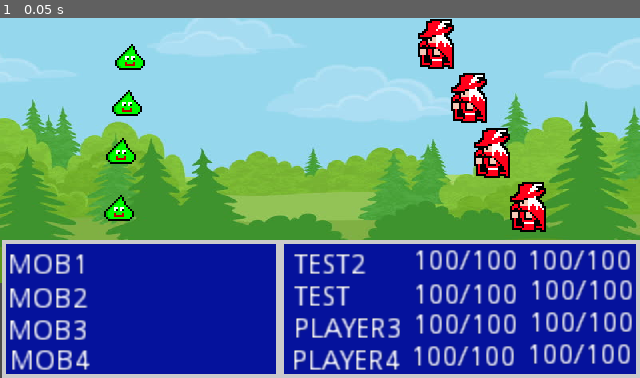
Above: before the commit, frame 1.
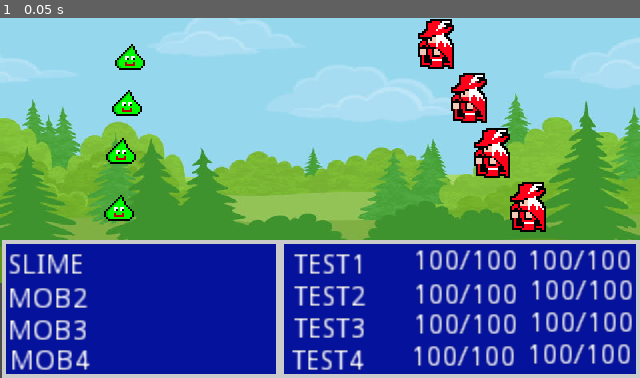
Above: after the commit, the same moment.

Repository: codingcurtis42/Godot_testing
Game: Godot game, scene res://Battle.tscn
Same seed, same stepped clock (60 frames per second), same inputs: the game is played once before the commit and once after it. This scene is started directly instead of the project's main scene.
Inputs:
- Up to frame 1 (0.05 s): no input

The runs differ from the first frame. In frame 1, 1.8% of the frame differs, in the area x 1-63%, y 65-98%.

Commit message:
add enemy database, import, and load.

Diff:
--- a/Battle.gd
+++ b/Battle.gd
@@ -2,11 +2,35 @@
 
 var p1namelabel
 var p2namelabel
+var p3namelabel
+var p4namelabel
+
+var Monster1
+var monstername = 'Slime'
+
+var monsterlabel1
+var monsterlabel2
+var monsterlabel3
+var monsterlabel4
 
 func _ready():
-	p2namelabel = get_node("Panel/Label2")
-	p2namelabel.text = String('test')
-	p1namelabel = get_node("Panel/Label")
+	var Player_vars = get_node("/root/GlobalVaribles")
 
-	var Player_vars = get_node("/root/GlobalVaribles")
+	p1namelabel = get_node("PlayerPanel/p1name")
 	p1namelabel.text = String(Player_vars.p1name)
+
+	p2namelabel = get_node("PlayerPanel/p2name")
+	p2namelabel.text = String(Player_vars.p2name)
+
+	p3namelabel = get_node("PlayerPanel/p3name")
+	p3namelabel.text = String(Player_vars.p3name)
+
+	p4namelabel = get_node("PlayerPanel/p4name")
+	p4namelabel.text = String(Player_vars.p4name)
+
+	Monster1 = DataImport.enemy_data["Slime"]
+
+	print(Monster1.Name)
+
+	monsterlabel1 = get_node("EnemyPanel/Monster1")
+	monsterlabel1.text = String(Monster1.Name)
--- a/Battle.tscn
+++ b/Battle.tscn
@@ -27,7 +27,7 @@
 scale = Vector2( 0.4, 0.3 )
 texture = ExtResource( 3 )
 
-[node name="Panel" type="Panel" parent="."]
+[node name="PlayerPanel" type="Panel" parent="."]
 margin_left = 140.0
 margin_top = 111.0
 margin_right = 320.0
@@ -37,7 +37,7 @@
 "_edit_use_anchors_": false
 }
 
-[node name="Label" type="Label" parent="Panel"]
+[node name="p1name" type="Label" parent="PlayerPanel"]
 margin_left = 6.5833
 margin_top = 5.86798
 margin_right = 60.5833
@@ -48,7 +48,7 @@
 "_edit_use_anchors_": false
 }
 
-[node name="Label2" type="Label" parent="Panel"]
+[node name="p2name" type="Label" parent="PlayerPanel"]
 margin_left = 7.33244
 margin_top = 21.6002
 margin_right = 61.3324
@@ -59,7 +59,7 @@
 "_edit_use_anchors_": false
 }
 
-[node name="Label3" type="Label" parent="Panel"]
+[node name="p3name" type="Label" parent="PlayerPanel"]
 margin_left = 6.5833
 margin_top = 38.0816
 margin_right = 60.5833
@@ -70,7 +70,7 @@
 "_edit_use_anchors_": false
 }
 
-[node name="Label4" type="Label" parent="Panel"]
+[node name="p4name" type="Label" parent="PlayerPanel"]
 margin_left = 5.83415
 margin_top = 53.8138
 margin_right = 59.8342
@@ -81,7 +81,7 @@
 "_edit_use_anchors_": false
 }
 
-[node name="Label5" type="Label" parent="Panel"]
+[node name="p1hp" type="Label" parent="PlayerPanel"]
 margin_left = 65.6445
 margin_top = 3.99637
 margin_right = 119.644
@@ -92,7 +92,36 @@
 "_edit_use_anchors_": false
 }
 
-[node name="Label6" type="Label" parent="Panel"]
+[node name="p2hp" type="Label" parent="PlayerPanel"]
+margin_left = 65.7242
+margin_top = 21.1297
+margin_right = 122.724
+margin_bottom = 36.1297
+text = "100/100"
+
+[node name="p3hp" type="Label" parent="PlayerPanel"]
+margin_left = 65.7664
+margin_top = 36.118
+margin_right = 119.766
+margin_bottom = 50.118
+text = "100/100"
+uppercase = true
+__meta__ = {
+"_edit_use_anchors_": false
+}
+
+[node name="p4hp" type="Label" parent="PlayerPanel"]
+margin_left = 65.0164
+margin_top = 52.368
+margin_right = 119.016
+margin_bottom = 66.368
+text = "100/100"
+uppercase = true
+__meta__ = {
+"_edit_use_anchors_": false
+}
+
+[node name="p1mp" type="Label" parent="PlayerPanel"]
 margin_left = 122.701
 margin_top = 3.62309
 margin_right = 176.701
@@ -103,7 +132,18 @@
 "_edit_use_anchors_": false
 }
 
-[node name="Label7" type="Label" parent="Panel"]
+[node name="p2mp" type="Label" parent="PlayerPanel"]
+margin_left = 124.016
+margin_top = 19.368
+margin_right = 178.016
+margin_bottom = 33.368
+text = "100/100"
+uppercase = true
+__meta__ = {
+"_edit_use_anchors_": false
+}
+
+[node name="p3mp" type="Label" parent="PlayerPanel"]
 margin_left = 123.516
 margin_top = 35.368
 margin_right = 177.516
@@ -114,40 +154,7 @@
 "_edit_use_anchors_": false
 }
 
-[node name="Label8" type="Label" parent="Panel"]
-margin_left = 124.016
-margin_top = 19.368
-margin_right = 178.016
-margin_bottom = 33.368
-text = "100/100"
-uppercase = true
-__meta__ = {
-"_edit_use_anchors_": false
-}
-
-[node name="Label9" type="Label" parent="Panel"]
-margin_left = 65.0164
-margin_top = 52.368
-margin_right = 119.016
-margin_bottom = 66.368
-text = "100/100"
-uppercase = true
-__meta__ = {
-"_edit_use_anchors_": false
-}
-
-[node name="Label10" type="Label" parent="Panel"]
-margin_left = 65.7664
-margin_top = 36.118
-margin_right = 119.766
-margin_bottom = 50.118
-text = "100/100"
-uppercase = true
-__meta__ = {
-"_edit_use_anchors_": false
-}
-
-[node name="Label11" type="Label" parent="Panel"]
+[node name="p4mp" type="Label" parent="PlayerPanel"]
 margin_left = 123.016
 margin_top = 51.368
 margin_right = 177.016
@@ -158,17 +165,7 @@
 "_edit_use_anchors_": false
 }
 
-[node name="RichTextLabel" type="RichTextLabel" parent="Panel"]
-margin_left = 65.7242
-margin_top = 21.1297
-margin_right = 122.724
-margin_bottom = 36.1297
-text = "100/100"
-__meta__ = {
-"_edit_use_anchors_": false
-}
-
-[node name="Panel2" type="Panel" parent="."]
+[node name="EnemyPanel" type="Panel" parent="."]
 margin_left = 0.579544
 margin_top = 111.0
 margin_right = 139.58
@@ -178,7 +175,7 @@
 "_edit_use_anchors_": false
 }
 
-[node name="Label" type="Label" parent="Panel2"]
+[node name="Monster1" type="Label" parent="EnemyPanel"]
 margin_left = 3.08677
 margin_top = 6.17354
 margin_right = 43.0868
@@ -186,7 +183,7 @@
 text = "Mob1"
 uppercase = true
 
-[node name="Label2" type="Label" parent="Panel2"]
+[node name="Monster2" type="Label" parent="EnemyPanel"]
 margin_left = 3.0
 margin_top = 23.0
 margin_right = 50.0
@@ -194,7 +191,7 @@
 text = "Mob2"
 uppercase = true
 
-[node name="Label3" type="Label" parent="Panel2"]
+[node name="Monster3" type="Label" parent="EnemyPanel"]
 margin_left = 3.36739
 margin_top = 39.0056
 margin_right = 43.3674
@@ -202,13 +199,16 @@
 text = "Mob3"
 uppercase = true
 
-[node name="Label4" type="Label" parent="Panel2"]
+[node name="Monster4" type="Label" parent="EnemyPanel"]
 margin_left = 3.648
 margin_top = 54.4394
 margin_right = 43.648
 margin_bottom = 68.4394
 text = "Mob4"
 uppercase = true
+__meta__ = {
+"_edit_use_anchors_": false
+}
 
 [node name="FF1_Red_Mage" type="Sprite" parent="."]
 position = Vector2( 218.031, 13.5329 )
--- /dev/null
+++ b/DataImport.gd
@@ -0,0 +1,10 @@
+extends Node
+
+var enemy_data
+
+func _ready():
+	var enemy_data_file = File.new()
+	enemy_data_file.open('res://Enemies - Sheet1.json', File.READ)
+	var enemy_data_json = JSON.parse(enemy_data_file.get_as_text())
+	enemy_data_file.close()
+	enemy_data = enemy_data_json.result
--- /dev/null
+++ b/Enemies - Sheet1.json
@@ -0,0 +1,9 @@
+{
+  "Slime": {
+    "Name": "Slime",
+    "Health": 10,
+    "Mana": 0,
+    "Attack": 5,
+    "Defense": 5
+  }
+}
--- a/GlobalVaribles.gd
+++ b/GlobalVaribles.gd
@@ -1,15 +1,48 @@
 extends Node
 
-# Player Variables
-var curHP : int = 10
-var maxHP : int = 10
-var damage : int = 1
+# p1 Variables
+var p1name = 'test1'
+var p1curHP : int = 10
+var p1maxHP : int = 10
+var p1damage : int = 1
+var p1curLevelocity : int = 1
+var p1curXP : int = 0
+var p1xpToNextLevelocity : int = 50
+var p1xpToLevelocityIncreaseRate : int = 1.2
+
+# p2 Variables
+var p2name = 'test2'
+var p2curHP : int = 10
+var p2maxHP : int = 10
+var p2damage : int = 1
+var p2curLevelocity : int = 1
+var p2curXP : int = 0
+var p2xpToNextLevelocity : int = 50
+var p2xpToLevelocityIncreaseRate : int = 1.2
+
+# p3 Variables
+var p3name = 'test3'
+var p3curHP : int = 10
+var p3maxHP : int = 10
+var p3damage : int = 1
+var p3curLevelocity : int = 1
+var p3curXP : int = 0
+var p3xpToNextLevelocity : int = 50
+var p3xpToLevelocityIncreaseRate : int = 1.2
+
+# p4 Variables
+var p4name = 'test4'
+var p4curHP : int = 10
+var p4maxHP : int = 10
+var p4damage : int = 1
+var p4curLevelocity : int = 1
+var p4curXP : int = 0
+var p4xpToNextLevelocity : int = 50
+var p4xpToLevelocityIncreaseRate : int = 1.2
+
+# global Variables
 var gold : int = 0
-var curLevelocity : int = 1
-var curXP : int = 0
-var xpToNextLevelocity : int = 50
-var xpToLevelocityIncreaseRate : int = 1.2
-var p1name = 'test2'
+
 
 
 func _ready():
--- a/project.godot
+++ b/project.godot
@@ -22,6 +22,7 @@
 
 GlobalScene="*res://GlobalVaribles.tscn"
 GlobalVaribles="*res://GlobalVaribles.gd"
+DataImport="*res://DataImport.gd"
 
 [display]
 
